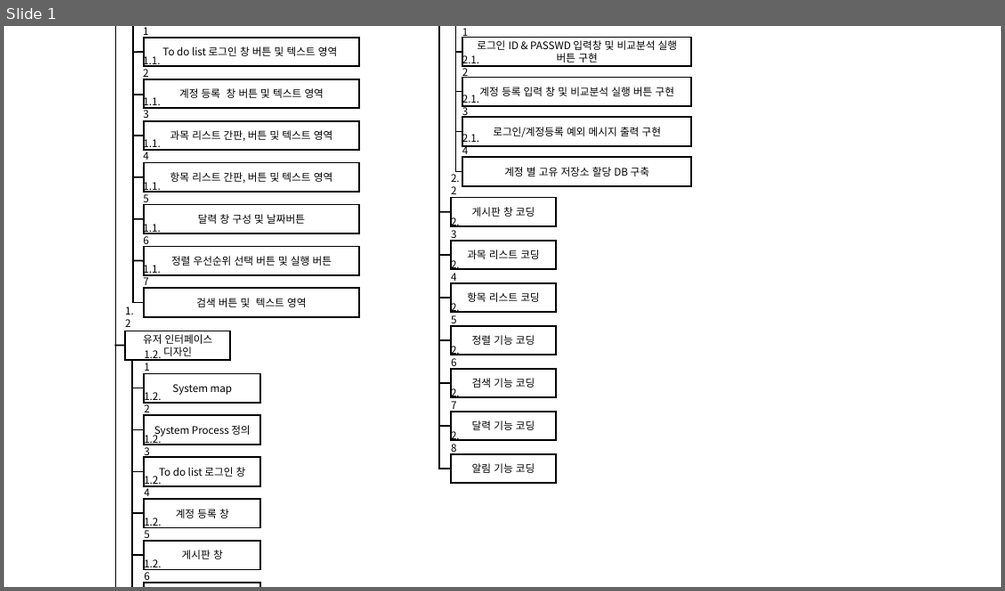
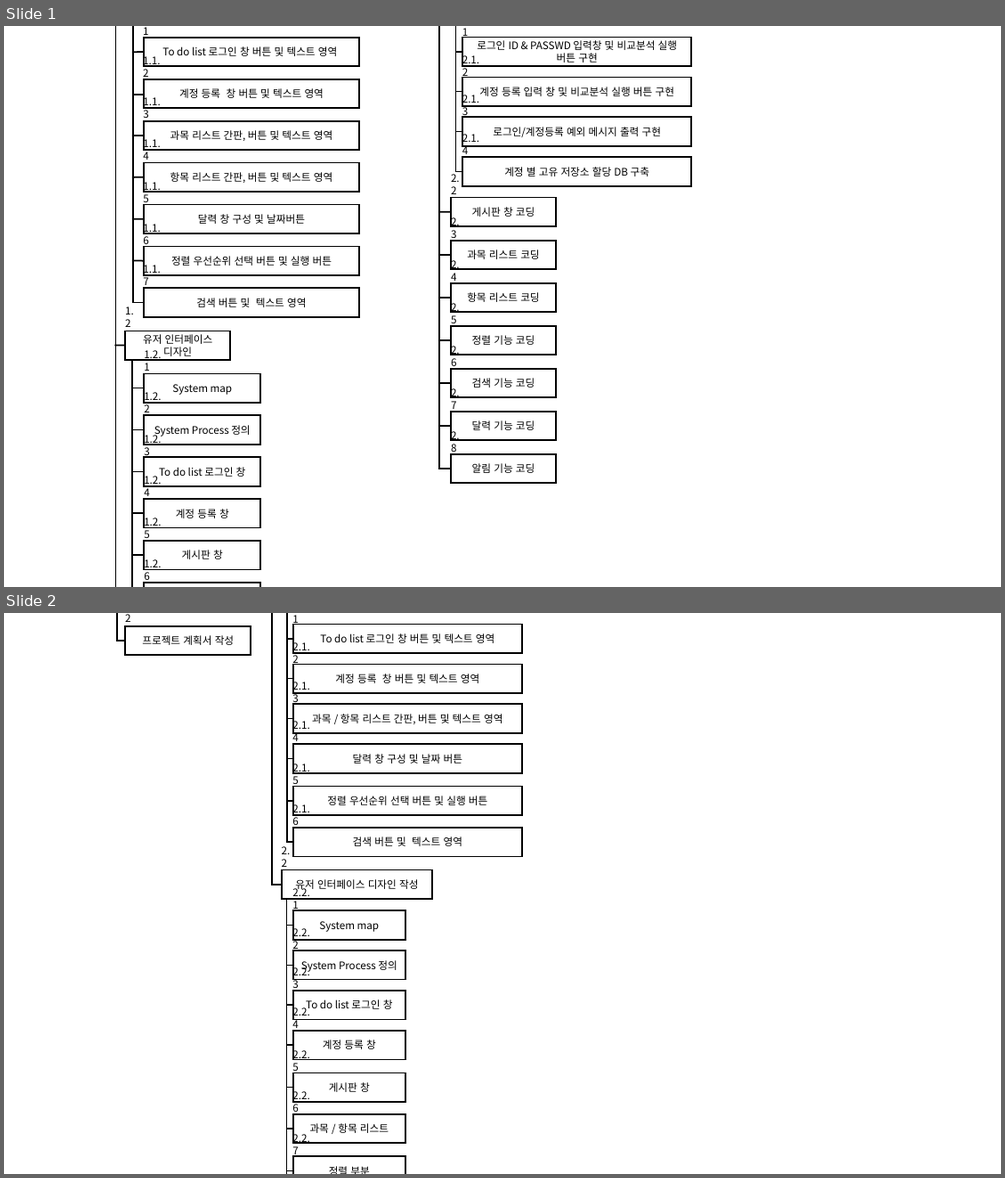
Before and after one commit to SE-admin/8, a slide deck: doc/2_ 프로젝트 계획서/WBS.pptx. Shown one above the other, each under a label of ours: slide 1 before the commit, slides 1 and 2 after it. The pictures are 1005x591 and 1005x1178 pixels, drawn with LibreOffice and Linux fonts; fonts in the diff are those of the drawing. Boxes give left, top, right and bottom in pixels: in the first picture for what was removed or moved away, otherwise in the second. Text is boxed around its words. In the diff, an @@ line names an element or a change of style, - is before the commit and + after.

Commit message:
프로젝트 계획서 작성 방안 구상 회의 결과 프로젝트 계획서 버전 업 v0.02 통합일정계획표 엑셀 버전업 v1.1

```diff
--- a/doc/2_ 프로젝트 계획서/WBS.pptx
+++ b/doc/2_ 프로젝트 계획서/WBS.pptx
@@ slide 2 added at [4, 613, 1001, 1174], background #FFFFFF @@
@@ elbow line added from (125, 641) to (111, 613), #000000 1.5 pt @@
@@ rectangle added at [125, 625, 251, 655], fill #FFFFFF, outline #000000 1.5 pt, 10 pt, text #000000 @@
+프로젝트 계획서 작성
@@ text added at [125, 614, 130, 622], 10 pt, text #000000 @@
+1.2
@@ group added at [265, 613, 522, 1174]: 14 rectangles, 14 texts, 14 lines, 3 elbow lines @@
+To do list 로그인 창 버튼 및 텍스트 영역
+계정 등록 창 버튼 및 텍스트 영역
+과목 / 항목 리스트 간판, 버튼 및 텍스트 영역
+달력 창 구성 및 날짜 버튼
+유저 인터페이스 디자인 작성
+2.1.1
+2.1.2
+2.1.3
+2.1.4
+2.2
+정렬 우선순위 선택 버튼 및 실행 버튼
+2.1.5
+검색 버튼 및 텍스트 영역
+2.1.6
+System map
+System Process 정의
+To do list 로그인 창
+계정 등록 창
+2.2.1
+2.2.2
+2.2.3
+2.2.4
+게시판 창
+2.2.5
+과목 / 항목 리스트
+2.2.6
+정렬 부분
+2.2.7
```
Also in this commit, not shown: 4 other files.
